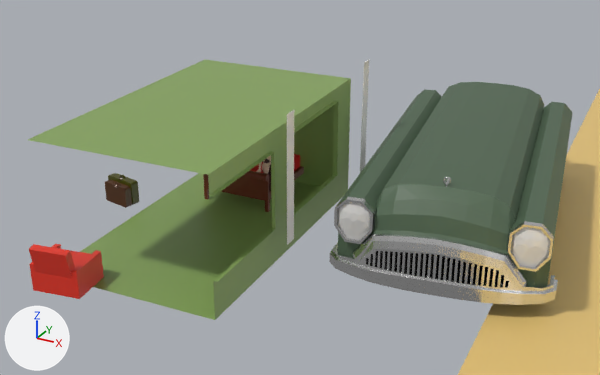
Renders of the Blender file main.blend from each side of a commit.
Rendered twice from a 50 mm lens placed at (7.82, -14.79, 8.2), pointed at (-0.24, -0.14, 0.87). Lighting does not change. The marker at lower left points along +X, +Y and +Z.

In view in the first picture: 'Bed', 'Briefcases', 'Car', 'Couch', 'Curtain Left', 'Curtain Right', 'Landscape', 'Room'.
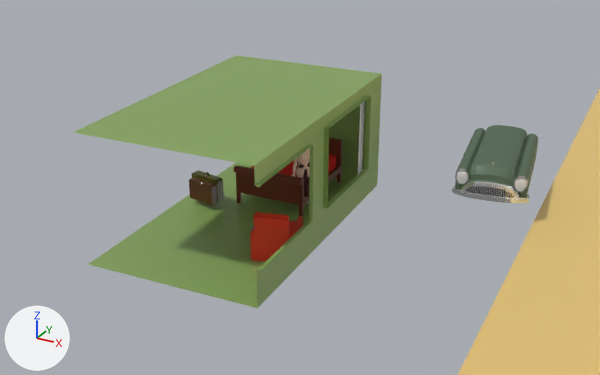
Where the change shows, as pixel boxes (x1, y1, x2, y2) in the pictures (600 x 375 px):
'Room', moved
    before: (28, 60, 351, 320)
    after: (73, 55, 382, 308)
'Car', moved, rescaled (64% narrower, 65% shorter)
    before: (329, 82, 572, 305)
    after: (452, 125, 538, 203)
'Couch', moved, turned, rescaled
    before: (29, 244, 104, 299)
    after: (250, 212, 303, 262)
'Bed', moved
    before: (203, 154, 304, 212)
    after: (234, 138, 342, 217)
'Briefcases', moved
    before: (105, 173, 139, 208)
    after: (189, 170, 224, 205)
'Curtain Left', moved, rescaled
    before: (360, 59, 370, 173)
    after: (358, 101, 365, 174)
'Curtain Right', unchanged, covered by the edit
    before: (287, 110, 295, 245)

The change, as a list of edits to the scene's bpy script:
```text
Change ob_car:
    ob_car.location: (2.48, 4.04, 0.68) -> (2.84, 4.81, 0.51)
    ob_car.scale: (2.06, 2.06, 2.06) -> (0.824, 0.824, 0.824)
Change ob_curtain_left:
    ob_curtain_left.location: (0.32, 1.92, 3.31) -> (0.33, 1.75, 2.57)
    ob_curtain_left.scale: (0.973, 0.756, 1.35) -> (0.825, 0.642, 1.15)
Change ob_couch:
    ob_couch.location: (-2.89, -4.58, 0.0) -> (-0.02, -1.49, 0.0)
    ob_couch.rotation_euler: (0.0, 0.0, 3.324) -> (0.0, 0.0, 3.43)  # degrees (0, 0, 190) -> degrees (0, 0, 197)
    ob_couch.scale: (0.395, 0.395, 0.395) -> (0.344, 0.428, 0.428)
Change ob_briefcases:
    ob_briefcases.location: (-4.47, -1.15, 0.0) -> (-2.66, -0.3, 0.12)
Change ob_bed:
    ob_bed.location: (-2.06, 1.08, 0.0) -> (-1.26, 1.26, 0.0)
Change ob_room:
    ob_room.location: (-1.13, 0.27, 0.0) -> (-0.67, 0.98, 0.0)
```
